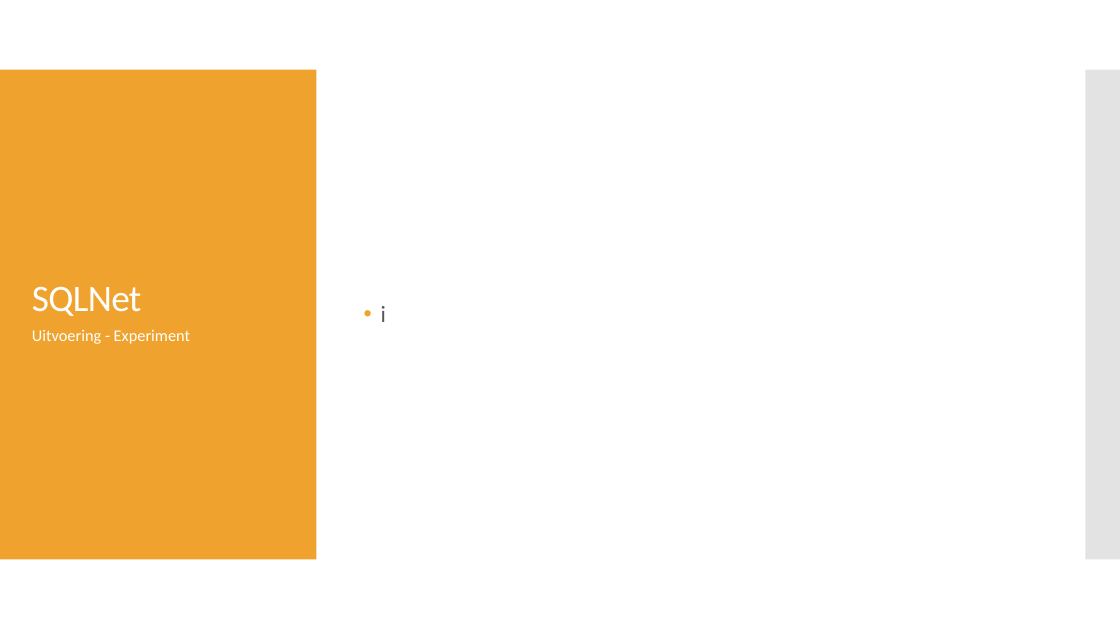
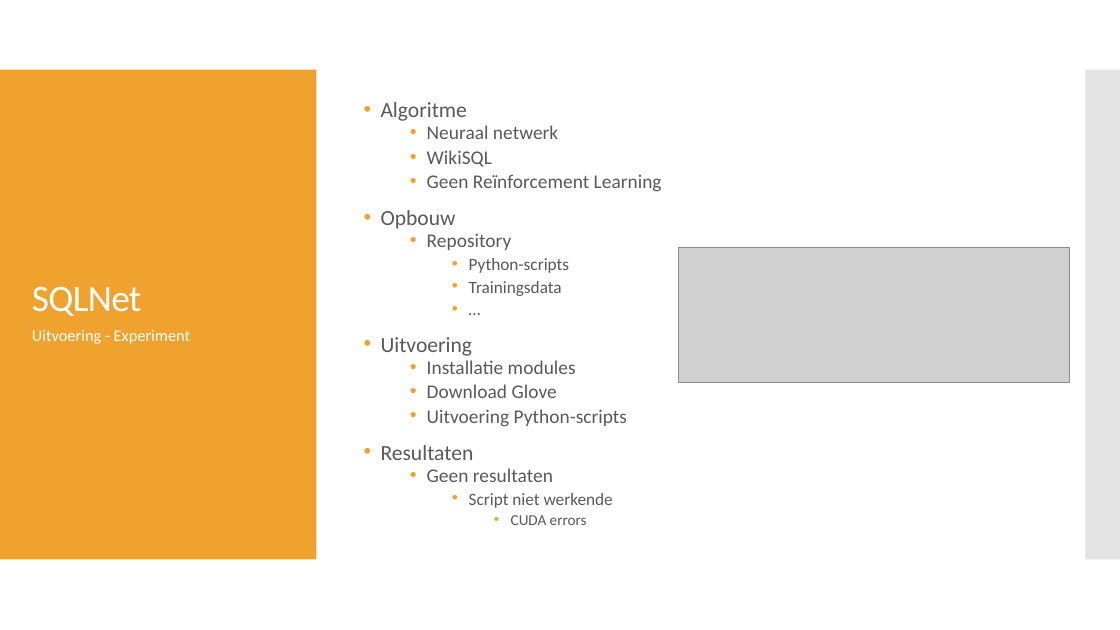
Before and after one commit to PrebenLeroy/bachelorproef, a slide deck: slide 17 of BP verdediging.pptx (slide 15 before the commit). Drawn at 1120x630 pixels with LibreOffice and Linux fonts; fonts in the diff are those of the drawing; grey boxes stand for pictures. Boxes give left, top, right and bottom in pixels: in the first picture for what was removed or moved away, otherwise in the second. Text is boxed around its words. In the diff, an @@ line names an element or a change of style, - is before the commit and + after.

```diff
--- a/BP verdediging.pptx
+++ b/BP verdediging.pptx
@@ text at [381,102,662,525]: text changed; size 20 to 16.6 pt @@
-• i
+• Algoritme
+  • Neuraal netwerk
+  • WikiSQL
+  • Geen Reïnforcement Learning
+• Opbouw
+  • Repository
+    • Python-scripts
+    • Trainingsdata
+    • …
+• Uitvoering
+  • Installatie modules
+  • Download Glove
+  • Uitvoering Python-scripts
+• Resultaten
+  • Geen resultaten
+    • Script niet werkende
+      • CUDA errors
@@ picture added at [679,247,1070,382] @@
```
Also in this commit, not shown: 9 other slides changed, 4 slides added, 1 slide removed.
